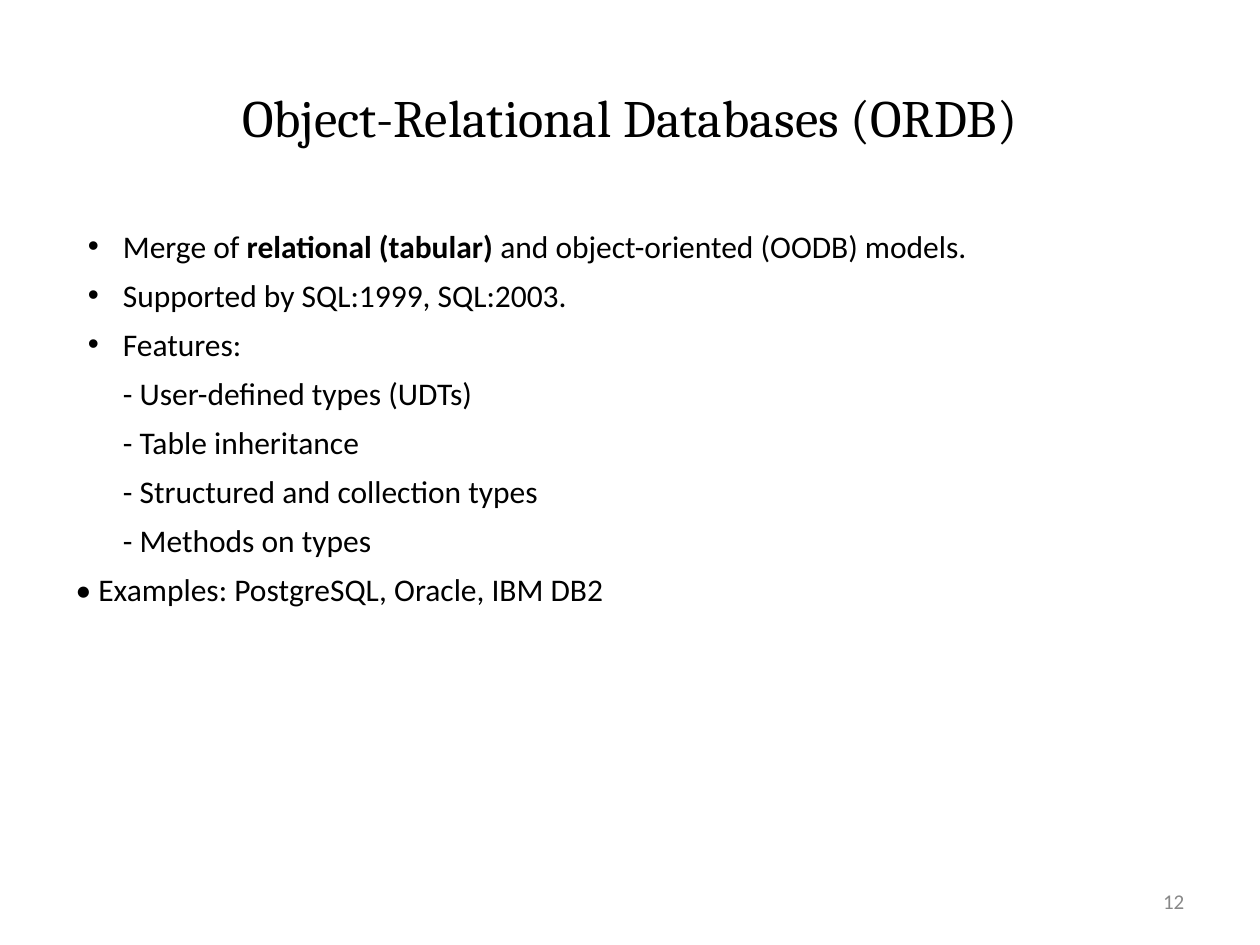
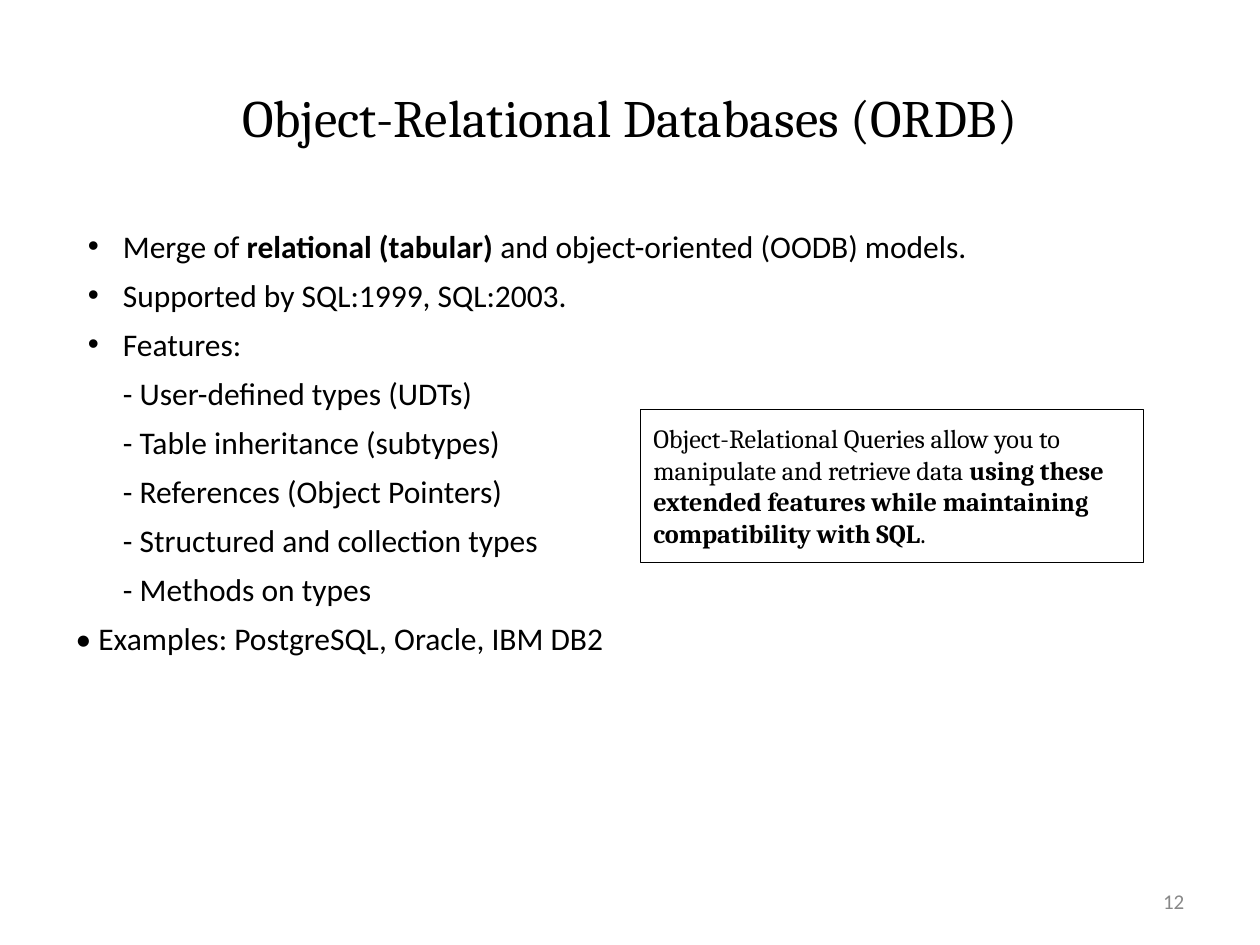
Before and after one commit to rizveeredwan/course-contents, a slide deck: slide 12 of CSE-3104/Slides/Introduction_to_modern_databases.pptx. Drawn at 1260x945 pixels with LibreOffice and Linux fonts; fonts in the diff are those of the drawing. Boxes give left, top, right and bottom in pixels: in the first picture for what was removed or moved away, otherwise in the second. Text is boxed around its words. In the diff, an @@ line names an element or a change of style, - is before the commit and + after.

Commit message:
with new data of Object Relational Query

```diff
--- a/CSE-3104/Slides/Introduction_to_modern_databases.pptx
+++ b/CSE-3104/Slides/Introduction_to_modern_databases.pptx
@@ rectangle added at <box>641,410,1144,562</box>, outline #000000 0.75 pt, 15 pt, text #000000, bold @@
+Object-Relational Queries allow you to manipulate and retrieve data using these extended features while maintaining compatibility with SQL.
@@ text at <box>140,431,502,509</box>: text changed @@
-- Table inheritance
+- Table inheritance (subtypes)
+- References (Object Pointers)
```
Also in this commit, not shown: 1 other slide changed, 5 slides added.
